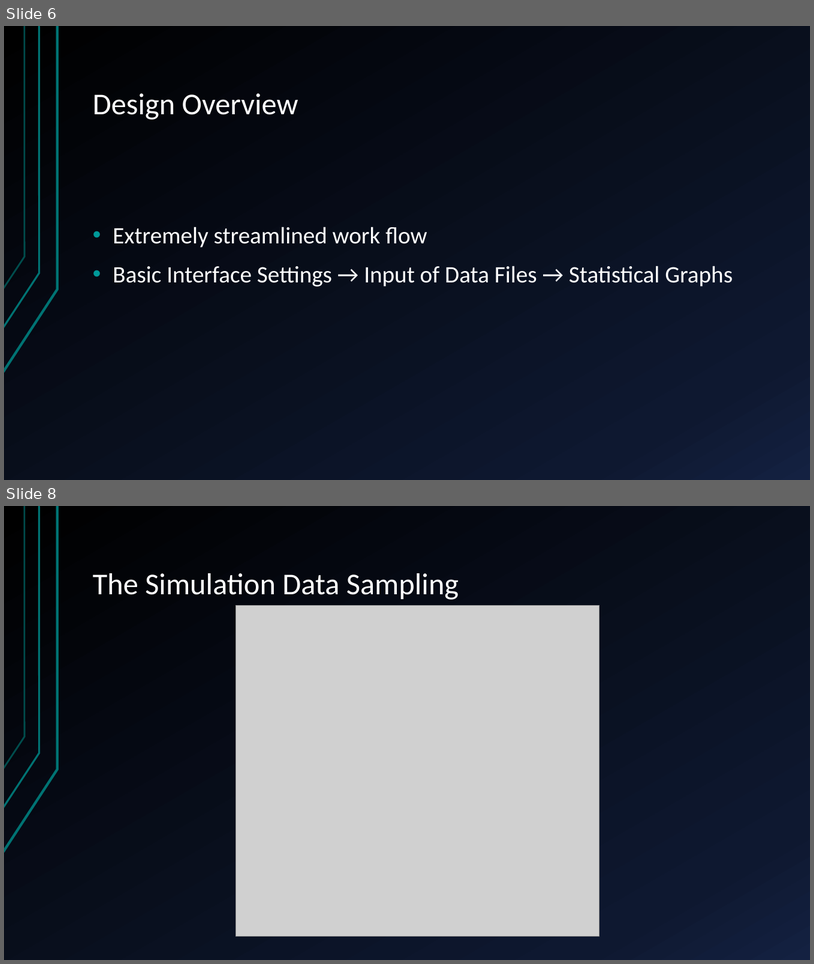
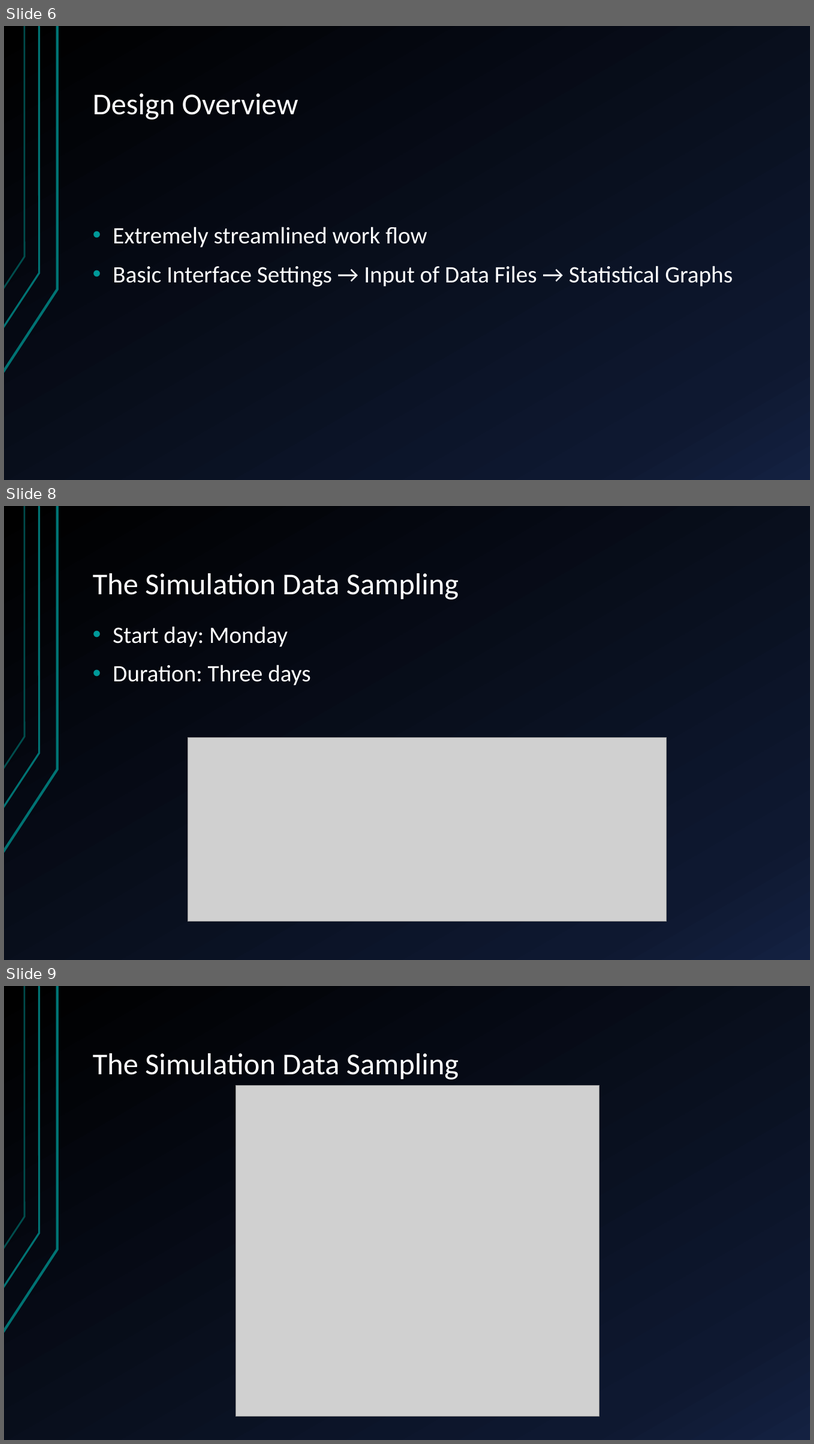
Before and after one commit to vkondrav/Porter-Simulation, a slide deck: Capstone Presentation.pptx. Shown one above the other, each under a label of ours: slides 6 and 8 before the commit, slides 6, 8 and 9 after it; the slides between them are not shown. The pictures are 814x964 and 814x1444 pixels, drawn with LibreOffice and Linux fonts; fonts in the diff are those of the drawing; grey boxes stand for pictures. Boxes give left, top, right and bottom in pixels: in the first picture for what was removed or moved away, otherwise in the second. Text is boxed around its words. In the diff, an @@ line names an element or a change of style, - is before the commit and + after.

```diff
--- a/Capstone Presentation.pptx
+++ b/Capstone Presentation.pptx
@@ slide 8 added at (x1=4, y1=506, x2=810, y2=960), background gradient #000000 to #0F1931 to #142242; not listed: 3 template elements that a slide beside it also shows @@
@@ title added at (x1=93, y1=573, x2=459, y2=600), 36 pt, text #FFFFFF @@
+The Simulation Data Sampling
@@ text added at (x1=113, y1=626, x2=311, y2=685), 28 pt, text #FFFFFF @@
+• Start day: Monday
+• Duration: Three days
@@ picture added at (x1=188, y1=738, x2=667, y2=921) @@
@@ what was slide 8 is now slide 9 @@
```
Also in this commit, not shown: 3 slides changed, 4 other slides added, 4 other files.
